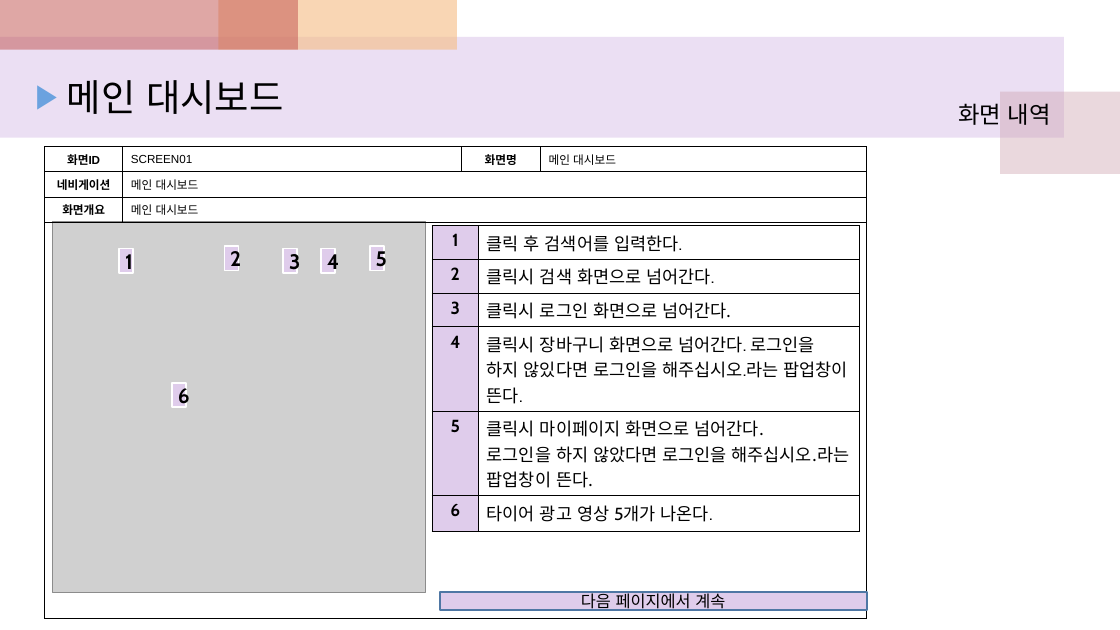
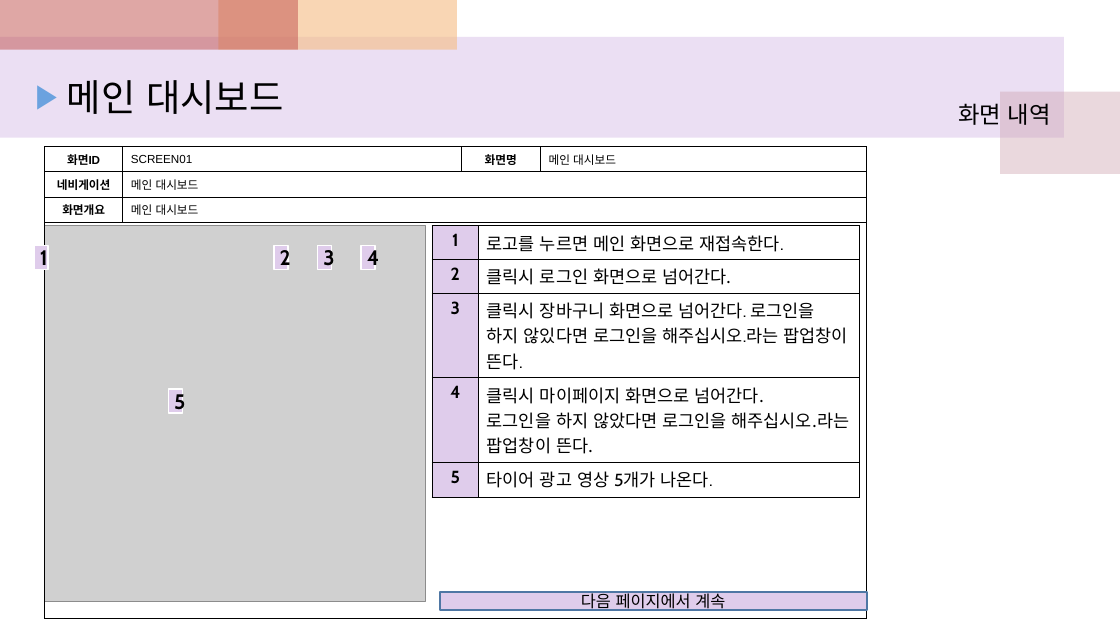
Before and after one commit to lth0813/Sprint-I, a slide deck: slide 4 of 3조 화면 정의서.pptx. Drawn at 1120x630 pixels with LibreOffice and Linux fonts; fonts in the diff are those of the drawing; grey boxes stand for pictures. Boxes give left, top, right and bottom in pixels: in the first picture for what was removed or moved away, otherwise in the second. Text is boxed around its words. In the diff, an @@ line names an element or a change of style, - is before the commit and + after.

Commit message:
화면정의서(프론트앤드분이 화면 바꾸실거면 저장 후 변경하셔서 올리세요)

```diff
--- a/3조 화면 정의서.pptx
+++ b/3조 화면 정의서.pptx
@@ picture: place and size @@
-picture at bbox=[52, 222, 425, 592]
+picture at bbox=[45, 226, 425, 602]
@@ table at bbox=[433, 226, 860, 492] @@
-row 1: 1 | 클릭 후 검색어를 입력한다.
-row 2: 2 | 클릭시 검색 화면으로 넘어간다.
-row 3: 3 | 클릭시 로그인 화면으로 넘어간다.
-row 4: 4 | 클릭시 장바구니 화면으로 넘어간다. 로그인을 하지 않있다면 로그인을 해주십시오.라는 팝업창이 뜬다.
-row 5: 5 | 클릭시 마이페이지 화면으로 넘어간다. / 로그인을 하지 않았다면 로그인을 해주십시오.라는 팝업창이 뜬다.
-row 6: 6 | 타이어 광고 영상 5개가 나온다.
+row 1: 1 | 로고를 누르면 메인 화면으로 재접속한다.
+row 2: 2 | 클릭시 로그인 화면으로 넘어간다.
+row 3: 3 | 클릭시 장바구니 화면으로 넘어간다. 로그인을 하지 않있다면 로그인을 해주십시오.라는 팝업창이 뜬다.
+row 4: 4 | 클릭시 마이페이지 화면으로 넘어간다. / 로그인을 하지 않았다면 로그인을 해주십시오.라는 팝업창이 뜬다.
+row 5: 5 | 타이어 광고 영상 5개가 나온다.
@@ rectangle "1": place and size @@
-rectangle "1" at bbox=[119, 249, 134, 273]
+rectangle "1" at bbox=[34, 245, 49, 270]
@@ rectangle "2": place and size @@
-rectangle "2" at bbox=[224, 246, 239, 271]
+rectangle "2" at bbox=[274, 245, 288, 270]
@@ rectangle "3": place and size @@
-rectangle "3" at bbox=[283, 249, 297, 273]
+rectangle "3" at bbox=[318, 245, 332, 270]
@@ rectangle "4": place and size @@
-rectangle "4" at bbox=[322, 249, 336, 273]
+rectangle "4" at bbox=[361, 245, 376, 270]
@@ rectangle "5": place and size @@
-rectangle "5" at bbox=[370, 246, 384, 271]
+rectangle "5" at bbox=[169, 389, 183, 413]
@@ rectangle removed at bbox=[172, 383, 187, 408] @@
-6
```
Also in this commit, not shown: 2 other slides changed.
